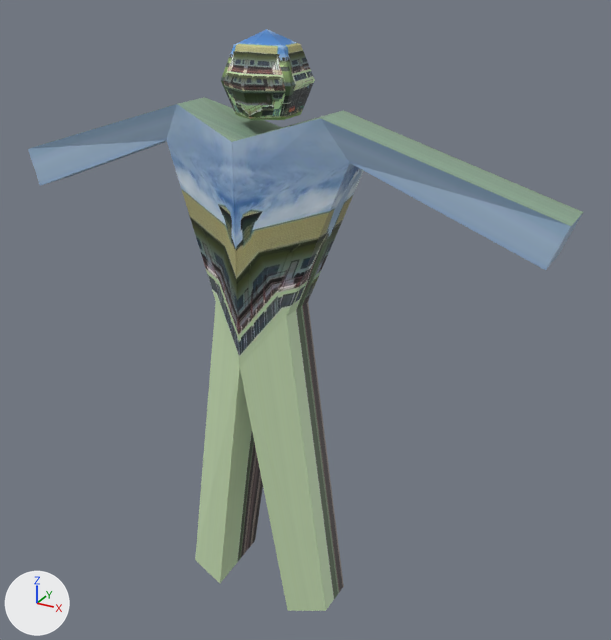
Two versions of the COLLADA model animations/player_jump.dae, one commit apart.
Both versions are drawn from a 50 mm lens placed at (9.44, -15.12, 10.86), pointed at (0.68, 0.81, 2.9). Arrows for +X, +Y and +Z are at lower left; the lights stay in place.

The older version as bpy lines, for what is in view:
```python
mat_material_001 = principled_material('Material.001')
mat_material_001.texture = img_tickets27_png
me_cylinder = bpy.data.meshes.new('Cylinder')
me_cylinder.from_pydata(...)  # 64 vertices, 102 faces; spans x -6.6..6.6, y -1.0..1.43, z -4.43..9.36
me_cylinder.materials.append(mat_material_001)  # picture img_tickets27_png
ob_cylinder = bpy.data.objects.new('Cylinder', me_cylinder)
ob_cylinder.location = (0.0, 0.0, 0.0)
```
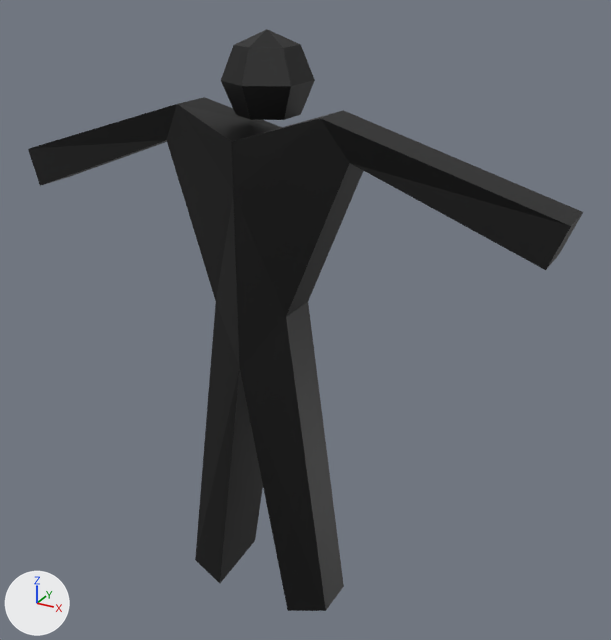
Location of each change, [x1, y1, x2, y2] in pixels of the pictures (611 x 640 px):
'Cylinder', surface changed
    both: [28, 29, 583, 611]

What changed in the scene script:
```text
Add img_something_png:
    img_something_png = load_image('something.png', 'something.png', 1024, 1024, 'sRGB')
Change mat_material_001:
    mat_material_001.texture: img_tickets27_png -> img_something_png
```
